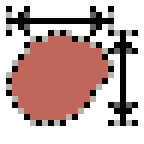
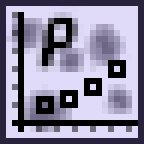
Layered file, before and after one edit (144×144). Changes by layer:
added layer "Correlation" above "Dimensions copy" over [36, 6, 132, 114]
hid "Dimensions copy" over [6, 6, 138, 126]
hid "New Layer" over [6, 30, 114, 126]
showed "Axes", painted on it over [12, 12, 138, 132]
showed "Grains 66%" over [6, 12, 132, 132]
showed "Base" over [0, 0, 144, 144]
